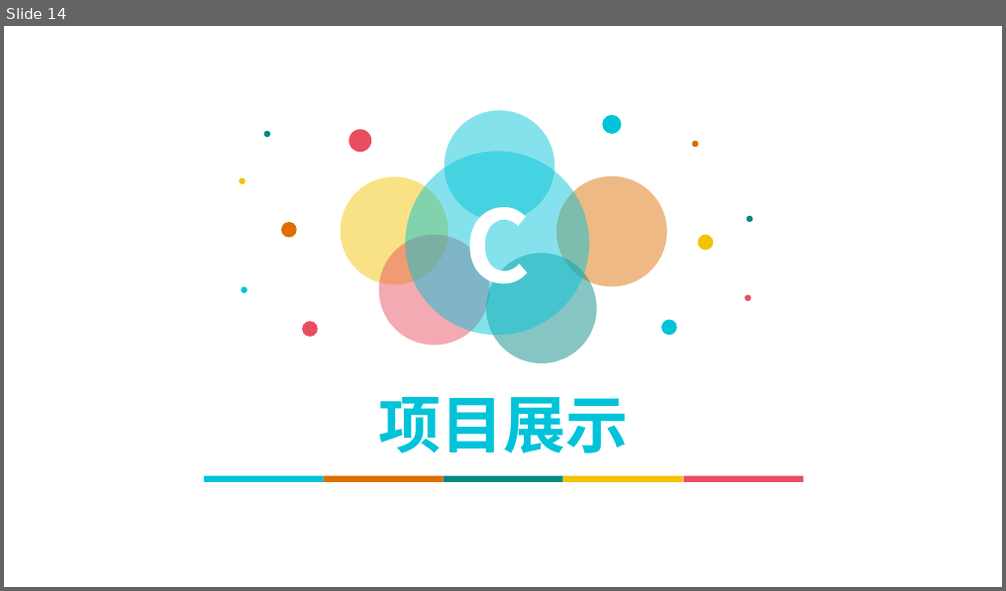
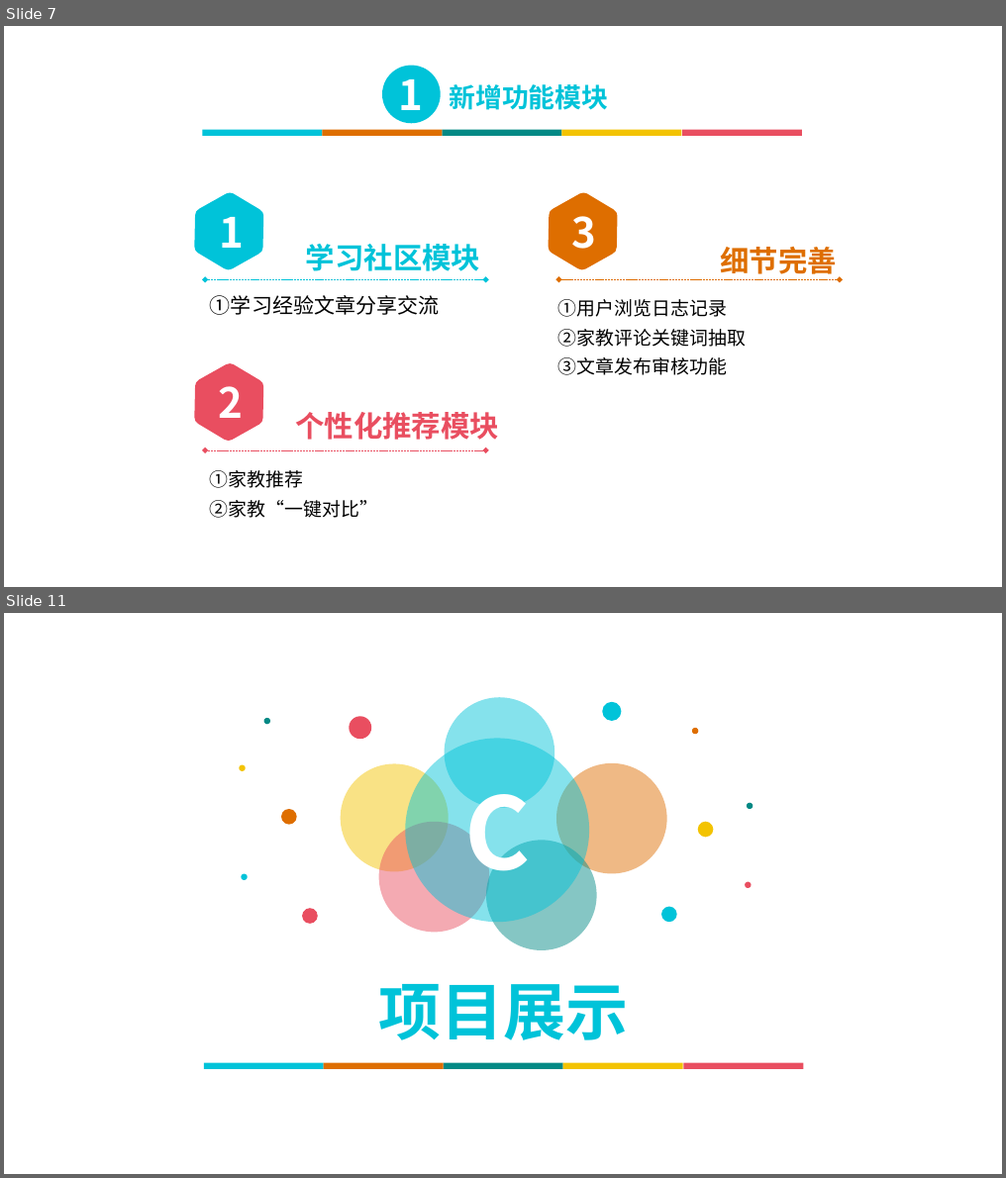
Before and after one commit to liuxiaoqian0724/7plusplus_Project, a slide deck: 2019大三下学期项目展示成果/青蓝家教.pptx. Shown one above the other, each under a label of ours: slide 14 before the commit, slides 7 and 11 after it; the slides between them are not shown. The pictures are 1006x591 and 1006x1178 pixels, drawn with LibreOffice and Linux fonts; fonts in the diff are those of the drawing; background and template pictures are left out. Boxes give left, top, right and bottom in pixels: in the first picture for what was removed or moved away, otherwise in the second. Text is boxed around its words. In the diff, an @@ line names an element or a change of style, - is before the commit and + after.

```diff
--- a/2019大三下学期项目展示成果/青蓝家教.pptx
+++ b/2019大三下学期项目展示成果/青蓝家教.pptx
@@ slide 7 added at <box>4,26,1002,587</box>, background picture (left out) @@
@@ ellipse added at <box>382,65,441,123</box>, fill #00C3D9, 40 pt, text #FFFFFF, bold @@
+1
@@ text added at <box>449,84,608,110</box>, 32 pt, text #00C3D9, bold, small capitals @@
+新增功能模块
@@ group added at <box>202,129,802,135</box>: 5 rectangles @@
@@ freeform shape added at <box>178,182,279,280</box>, fill #00C3D9 @@
@@ freeform shape added at <box>533,182,633,280</box>, fill #DE6E00 @@
@@ text added at <box>219,217,244,248</box>, 40 pt, text #FFFFFF, bold @@
+1
@@ text added at <box>572,216,597,249</box>, 40 pt, text #FFFFFF, bold @@
+3
@@ text added at <box>306,244,480,272</box>, 28 pt, text #00C3D9, bold @@
+学习社区模块
@@ text added at <box>720,247,836,274</box>, 28 pt, text #DE6E00, bold @@
+细节完善
@@ double arrow added from (205, 279) to (486, 279), #00C3D9 0.75 pt dashed @@
@@ double arrow added from (558, 279) to (840, 279), #DE6E00 0.75 pt dashed @@
@@ text added at <box>210,295,439,315</box>, 20 pt, text #000000 @@
+①学习经验文章分享交流
@@ text added at <box>558,299,746,375</box>, 18 pt, text #000000 @@
+①用户浏览日志记录
+②家教评论关键词抽取
+③文章发布审核功能
@@ freeform shape added at <box>178,354,279,452</box>, fill #E94E60 @@
@@ text added at <box>219,386,244,418</box>, 40 pt, text #FFFFFF, bold @@
+2
@@ text added at <box>295,412,499,440</box>, 28 pt, text #E94E60, bold @@
+个性化推荐模块
@@ double arrow added from (205, 452) to (486, 452), #E94E60 0.75 pt dashed @@
@@ text added at <box>210,471,378,518</box>, 18 pt, text #000000 @@
+①家教推荐
+②家教“一键对比”
@@ what was slide 14 is now slide 11 @@
```
Also in this commit, not shown: 4 slides changed, 5 other slides added, 12 slides removed, 6 other files.
